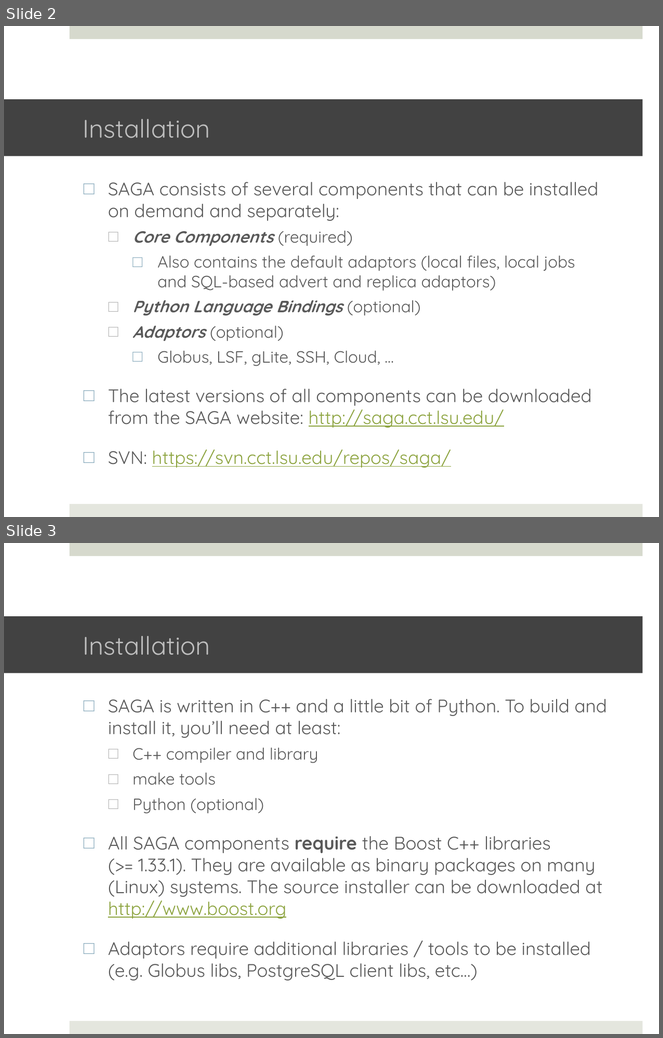
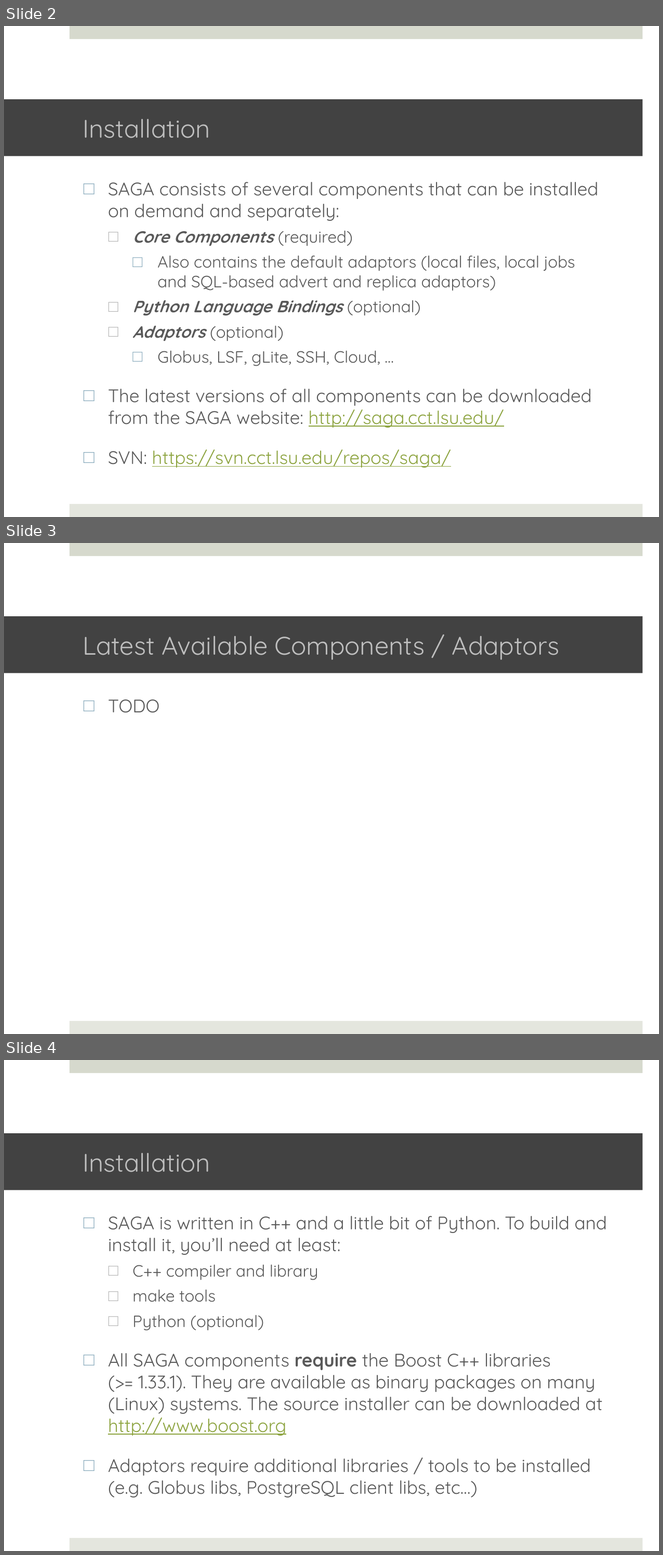
Before and after one commit to saga-project/saga-cpp-legacy-projects, a slide deck: tutorial/general_tutorial/Installation.pptx. Shown one above the other, each under a label of ours: slides 2 and 3 before the commit, slides 2, 3 and 4 after it. The pictures are 663x1038 and 663x1555 pixels, drawn with LibreOffice and Linux fonts; fonts in the diff are those of the drawing; background and template pictures are left out. Boxes give left, top, right and bottom in pixels: in the first picture for what was removed or moved away, otherwise in the second. Text is boxed around its words. In the diff, an @@ line names an element or a change of style, - is before the commit and + after.

Commit message:
one more slide

```diff
--- a/tutorial/general_tutorial/Installation.pptx
+++ b/tutorial/general_tutorial/Installation.pptx
@@ slide 3 added at [4, 543, 659, 1034], background #FFFFFF; not listed: 2 template elements that a slide beside it also shows @@
@@ title added at [4, 616, 643, 674], fill #424242, 28 pt, text #BFBFBF @@
+Latest Available Components / Adaptors
@@ text added at [108, 700, 159, 713], 20 pt, text #595959 @@
+□ TODO
@@ what was slide 3 is now slide 4 @@
```
